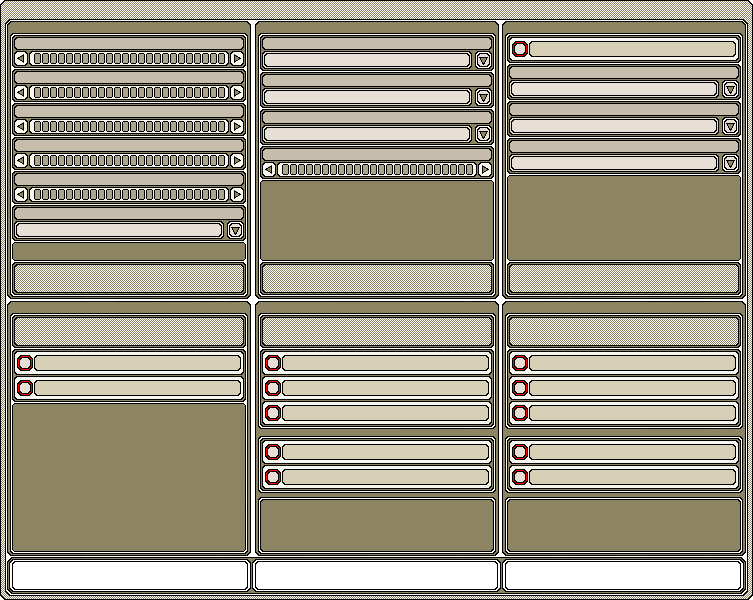
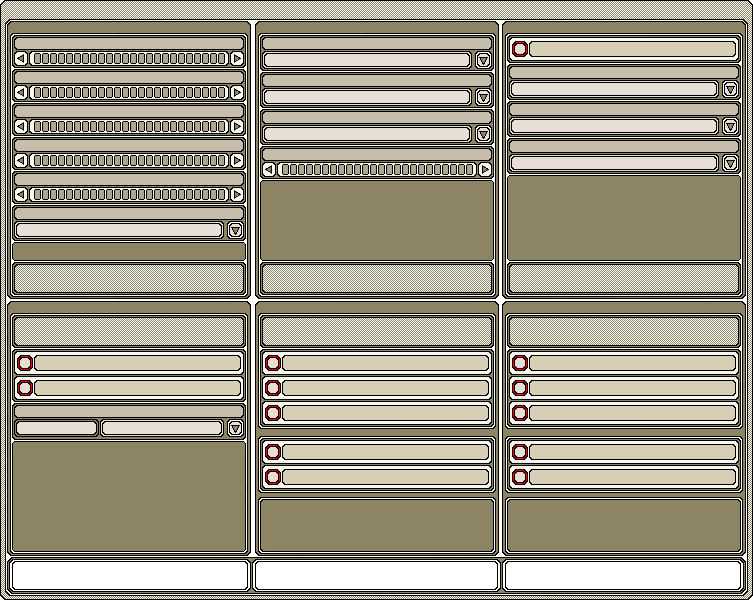
Layer changes from the first (753, 600) image to the second:
added layer "Layer 9" above "zaslepka copy 4" over [12,441,246,443]
painted on "zaslepka copy 4" over [12,404,246,443]
added layer "editboxc_c kopiuj 6" above "Layer 8 kopiuj" over [14,419,99,437]
added layer "Layer 8 kopiuj" above "Layer 8" over [12,404,246,440]
